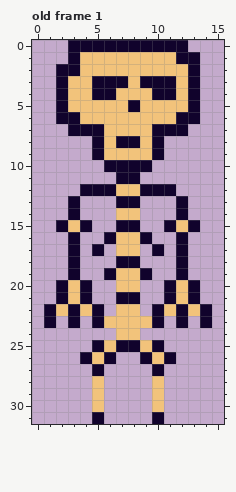
Two versions of one pixel-art file, art/characters/skeleton/skeleton.aseprite. Above, as it was before the edit.
16x32 pixels, 1 frame. Shown: old frame 1. The commit also changed other frames, which this record leaves out.
After:
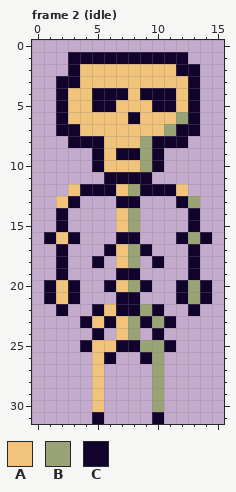
Palette (. is transparent): A #f2c37b  B #99a376  C #11032c
A new or re-ordered frame is compared with the old frame closest to it.
Changes in this commit:
frames 1 -> 8
Changed rows in their new state; - is an unchanged pixel.
Frame 2 (idle) is new; against old frame 1:
first column x 1:
 0 --..........--
 1 ---CCCCCCCC-.-
 2 -.---------C--
 3 --C-AAA-AAA---
 4 ------C-C-----
 5 ----CC-A-CC---
 6 --A----C---B--
 7 -C-AA----AB-C-
 8 --CC--AAB-CC--
 9 ------CCB-----
10 ----CAAABC----
11 -----C--C-----
12 --A----B---A--
13 -A----------B-
14 -C.----B---.C-
15 --..--AB--..--
16 CA---.CC.---BC
17 -C.-.C-BC.-.C-
18 -C.-C-AB-C-.C-
19 -C.--.CC.--.C-
20 CAC.-C-BC-.CBC
21 CAC.------.CBC
22 .C..-ACCB-..C.
23 .-.CAC-BCBC.-.
24 ----C--B-C----
25 ---CA---BBC---
26 ---.-----B.---
27 ----A----B----
28 ---------B----
29 ---------B----
30 ---------B----
